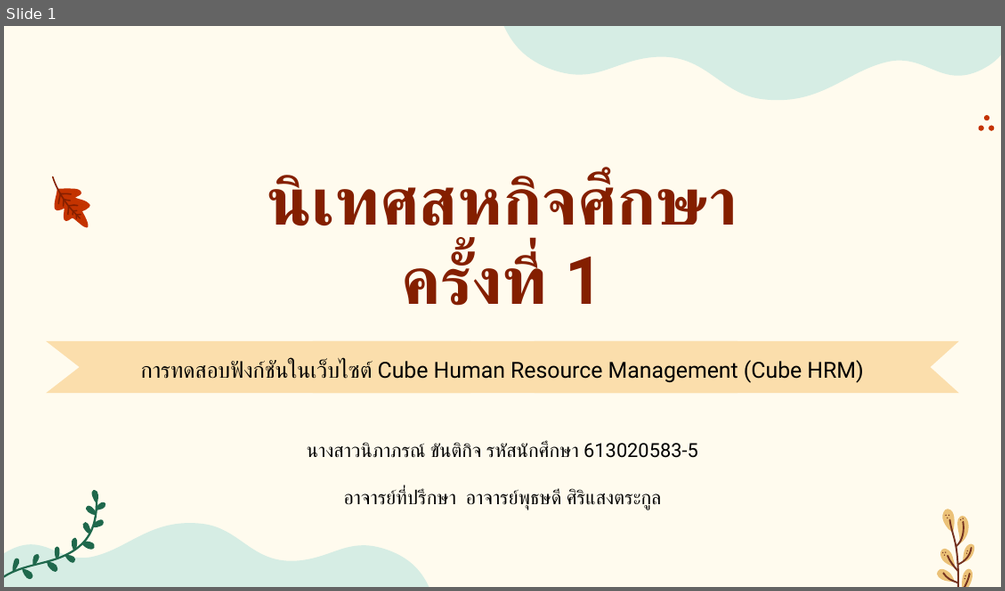
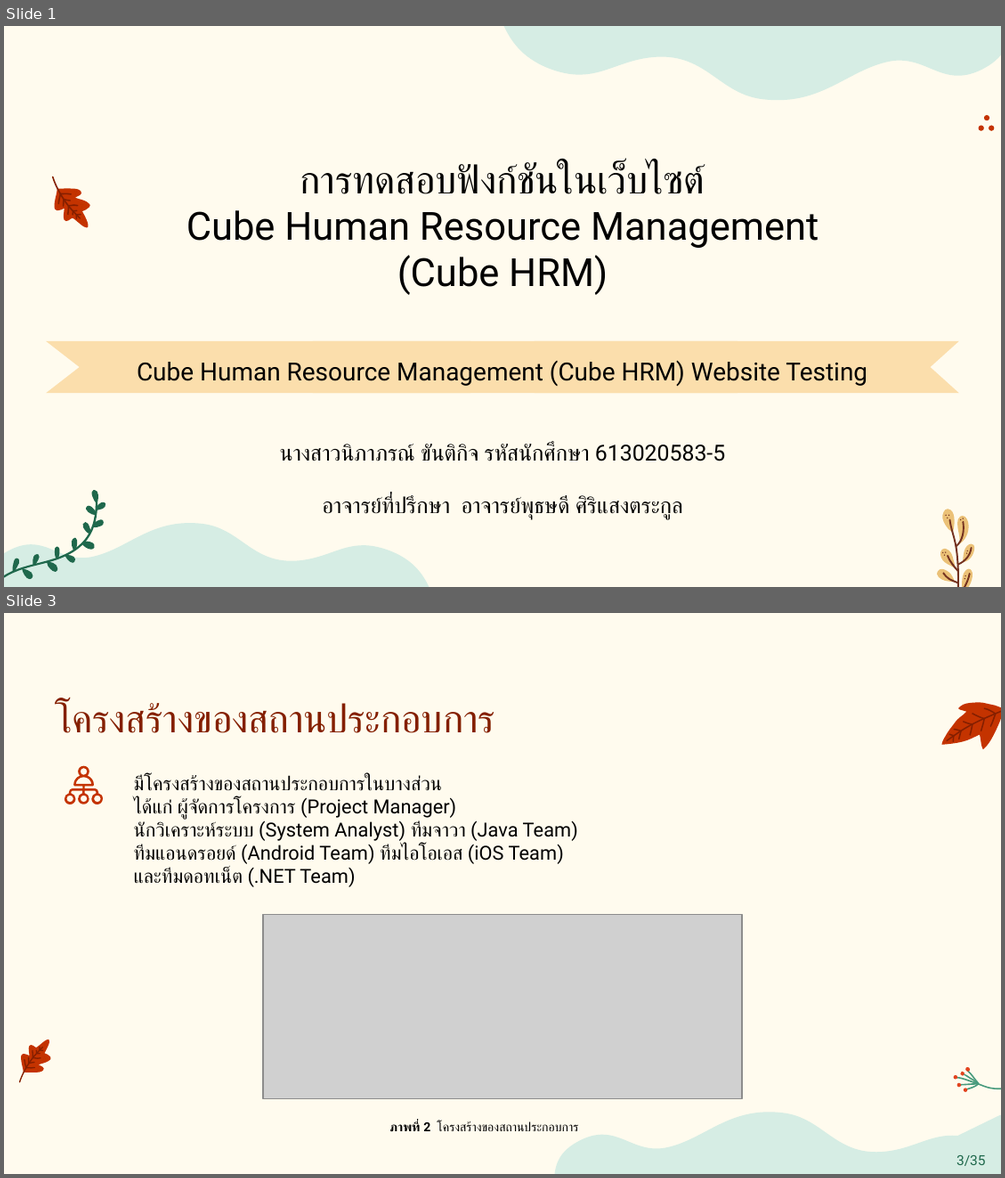
Before and after one commit to kh-nipaphorn/CubeSoftTech_WorkingSpace, a slide deck: Final Present/presentation_Nipaphorn_613020583-5 .pptx. Shown one above the other, each under a label of ours: slide 1 before the commit, slides 1 and 3 after it; the slides between them are not shown. The pictures are 1005x591 and 1005x1178 pixels, drawn with LibreOffice and Linux fonts; fonts in the diff are those of the drawing; grey boxes stand for pictures. Boxes give left, top, right and bottom in pixels: in the first picture for what was removed or moved away, otherwise in the second. Text is boxed around its words. In the diff, an @@ line names an element or a change of style, - is before the commit and + after.

```diff
--- a/Final Present/presentation_Nipaphorn_613020583-5 .pptx
+++ b/Final Present/presentation_Nipaphorn_613020583-5 .pptx
@@ slide 3 added at <box>4,613,1001,1174</box>, background #FFFBEE @@
@@ text added at <box>55,702,495,733</box>, 28 pt, text #841F00 @@
+โครงสร้างของสถานประกอบการ
@@ group added at <box>941,703,1001,749</box>: 7 freeform shapes @@
@@ freeform shape added at <box>65,765,104,804</box>, fill #C43300 @@
@@ text added at <box>134,774,578,887</box>, 14 pt, text #000000 @@
+มีโครงสร้างของสถานประกอบการในบางส่วน
+ได้แก่ ผู้จัดการโครงการ (Project Manager)
+นักวิเคราะห์ระบบ (System Analyst) ทีมจาวา (Java Team)
+ทีมแอนดรอยด์ (Android Team) ทีมไอโอเอส (iOS Team)
+และทีมดอทเน็ต (.NET Team)
@@ picture added at <box>263,914,742,1098</box> @@
@@ group added at <box>19,1039,52,1083</box>: 22 freeform shapes @@
@@ group added at <box>953,1067,1001,1092</box>: 9 freeform shapes @@
@@ freeform shape added at <box>554,1111,1001,1174</box>, fill #D6EDE4 @@
@@ triangle added at <box>882,1117,1001,1174</box>, fill #D6EDE4, outline #D6EDE4 2 pt, 10 pt, text #1F684C @@
+3/35
@@ text added at <box>389,1121,578,1132</box>, 9 pt, text #000000 @@
+ภาพที่ 2 โครงสร้างของสถานประกอบการ
@@ freeform shape added at <box>716,1143,723,1148</box>, fill #C43300 @@
@@ freeform shape added at <box>720,1134,728,1138</box>, fill #C43300 @@
@@ freeform shape added at <box>726,1143,733,1148</box>, fill #C43300 @@
@@ slide 1 changed as well @@
@@ title "การทดสอบฟังก์ชันในเว็บไซต์ Cube Human Resource Management ..." at <box>186,163,818,295</box>: vertical alignment bottom to middle @@
@@ title at <box>186,163,818,295</box>: text changed; size 48 to 28 pt; text colour #841F00 to #000000; bold off @@
-นิเทศสหกิจศึกษา
-ครั้งที่ 1
+การทดสอบฟังก์ชันในเว็บไซต์
+Cube Human Resource Management (Cube HRM)
@@ subtitle at <box>137,360,867,386</box>: text changed; size 16 to 18 pt @@
-การทดสอบฟังก์ชันในเว็บไซต์ Cube Human Resource Management (Cube HRM)
+Cube Human Resource Management (Cube HRM) Website Testing
@@ text "นางสาวนิภาภรณ์ ขันติกิจ รหัสนักศึกษา 613020583-5": place and size @@
-text "นางสาวนิภาภรณ์ ขันติกิจ รหัสนักศึกษา 613020583-5" at <box>307,442,698,510</box>
+text "นางสาวนิภาภรณ์ ขันติกิจ รหัสนักศึกษา 613020583-5" at <box>280,443,725,519</box>
@@ text "นางสาวนิภาภรณ์ ขันติกิจ รหัสนักศึกษา 613020583-5" at <box>280,443,725,519</box>: size 14 to 16 pt @@
```
Also in this commit, not shown: 5 other slides changed, 30 other slides added, 7 slides removed, 19 other files.
